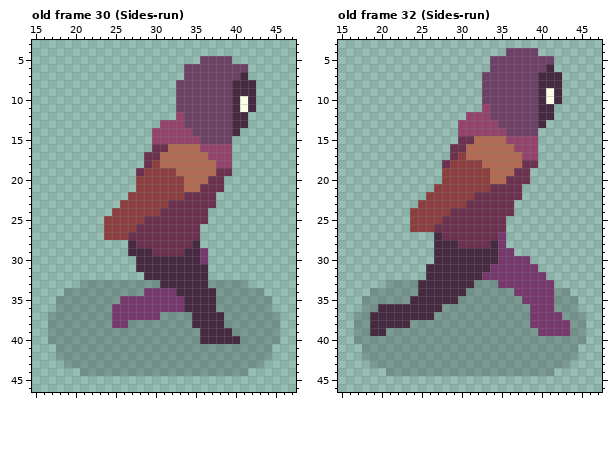
Pixel-art file: Assets/Aseprite/Player.aseprite. The first picture shows the starting point.
64x48 pixels, 34 frames. Shown: old frame 30 (Sides-run): x 15..47, y 3..46; old frame 32 (Sides-run): x 15..47, y 3..46. The commit also changed other frames, which this record leaves out.
New version:
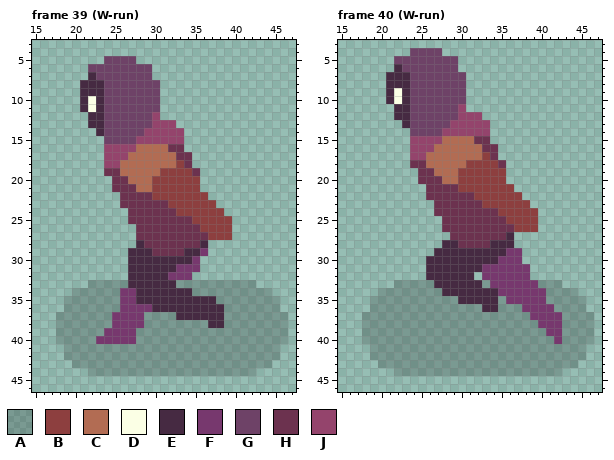
Palette (. is transparent): A #00000030  B #8d3f3f  C #b26c53  D #fbffe5  E #462a42  F #77386e  G #6e4267  H #6c324f  J #94446c
A new or re-ordered frame is compared with the old frame closest to it.
Difference:
frames 34 -> 40
Frame 39 (W-run) is new; against old frame 30 (Sides-run):
y 5: x 24..27 .... -> GGGG; x 36..39 GGGG -> ....
y 6: x 22..29 ........ -> GGGGGGGG; x 34..41 GGGGGGGG -> ........
y 7: x 22..29 ........ -> EGGGGGGG; x 34..41 GGGGGGGE -> ........
y 8..9: x 21..30 .......... -> EEEGGGGGGG; x 33..42 GGGGGGGEEE -> ..........
y 10..11: x 21..30 .......... -> EDEGGGGGGG; x 33..42 GGGGGGGEDE -> ..........
y 12..13: x 22..30 ......... -> EEGGGGGGJ; x 33..41 JGGGGGGEE -> .........
y 14: x 23..29 ....... -> EGGGGGJ; x 34..40 JGGGGGE -> .......
y 15: x 24..29 ...... -> GGGGJJ; x 34..39 JJGGGG -> ......
y 16: x 24..39 ......HHCCCCJJJJ -> JJJJCCCCHH......
y 17: x 24..30 .....HH -> JJJCCCC; x 33..39 CCCCJJJ -> HH.....
y 18: x 24..30 .....HB -> JJCCCCC; x 33..39 CCCCCJJ -> BH.....
y 19: x 24..30 ....HBB -> HHCCCCC; x 33..39 CCCCCHH -> BBH....
y 20: x 25..29 ...BB -> HHCCC; x 34..38 CCCHH -> BB...
y 21: x 25..29 ...BB -> HHHCC; x 34..38 CCHHH -> BB...
y 22: x 26..29 .BBB -> HHHH; x 34..37 HHHH -> BBB.
y 23: x 26..37 BBBBBBHHHHHH -> HHHHHHBBBBBB
y 24: x 25..30 BBBBBB -> ..HHHH; x 33..38 HHHH.. -> BBBBBB
y 25: x 24..28 BBBBB -> ...HH; x 35..39 HH... -> BBBBB
y 26: x 24..27 BBBB -> ....; x 36..39 .... -> BBBB
y 27: x 24..27 BBBH -> ....; x 36..39 .... -> HBBB
y 28: x 27..28 EH -> .E; x 35..36 E. -> HE
y 30: x 27 . -> E; x 35..36 EF -> F.
y 31: x 27 . -> E; x 33..36 EEEE -> FFF.
y 32: x 27..28 .. -> EE; x 32..36 EEEEE -> FFF..
y 33: x 21 A -> .; x 27..30 AAAA -> EEEE; x 33..36 EEEE -> AAAA; x 42 . -> A
y 34: x 19 A -> .; x 26..32 AAAFFFF -> FFEEEEE; x 35..37 EEE -> AAA; x 44 . -> A
y 35: x 18 A -> .; x 28..33 FFFFFF -> EEEEEE; x 45 . -> A
y 36: x 18 A -> .; x 25 F -> A; x 30..33 FFFF -> EEEE; x 38 A -> E; x 45 . -> A
y 37: x 17 A -> .; x 29..30 FF -> AA; x 33..34 AA -> EE; x 46 . -> A
y 38: x 17 A -> .; x 27..28 AA -> FF; x 35..36 EE -> AA; x 46 . -> A
y 39: x 17 A -> .; x 24..27 AAAA -> FFFF; x 36..39 EEEE -> AAAA; x 46 . -> A
y 40: x 17 A -> .; x 23..27 AAAAA -> FFFFF; x 36..40 EEEEE -> AAAAA; x 46 . -> A
y 41..42: x 18 A -> .; x 45 . -> A
y 43: x 19 A -> .; x 44 . -> A
y 44: x 21 A -> .; x 42 . -> A
Frame 40 (W-run) is new; against old frame 32 (Sides-run):
y 4: x 24..27 .... -> GGGG; x 36..39 GGGG -> ....
y 5: x 22..29 ........ -> GGGGGGGG; x 34..41 GGGGGGGG -> ........
y 6: x 22..29 ........ -> EGGGGGGG; x 34..41 GGGGGGGE -> ........
y 7..8: x 21..30 .......... -> EEEGGGGGGG; x 33..42 GGGGGGGEEE -> ..........
y 9..10: x 21..30 .......... -> EDEGGGGGGG; x 33..42 GGGGGGGEDE -> ..........
y 11..12: x 22..30 ......... -> EEGGGGGGJ; x 33..41 JGGGGGGEE -> .........
y 13: x 23..29 ....... -> EGGGGGJ; x 34..40 JGGGGGE -> .......
y 14: x 24..29 ...... -> GGGGJJ; x 34..39 JJGGGG -> ......
y 15: x 24..39 ......HHCCCCJJJJ -> JJJJCCCCHH......
y 16: x 24..30 .....HH -> JJJCCCC; x 33..39 CCCCJJJ -> HH.....
y 17: x 24..30 .....HB -> JJCCCCC; x 33..39 CCCCCJJ -> BH.....
y 18: x 24..30 ....HBB -> HHCCCCC; x 33..39 CCCCCHH -> BBH....
y 19: x 25..29 ...BB -> HHCCC; x 34..38 CCCHH -> BB...
y 20: x 25..29 ...BB -> HHHCC; x 34..38 CCHHH -> BB...
y 21: x 26..29 .BBB -> HHHH; x 34..37 HHHH -> BBB.
y 22: x 26..37 BBBBBBHHHHHH -> HHHHHHBBBBBB
y 23: x 25..30 BBBBBB -> ..HHHH; x 33..38 HHHH.. -> BBBBBB
y 24: x 24..28 BBBBB -> ...HH; x 35..39 HH... -> BBBBB
y 25: x 24..27 BBBB -> ....; x 36..39 .... -> BBBB
y 26: x 24..27 BBBH -> ....; x 36..39 .... -> HBBB
y 27: x 27..28 EH -> ..; x 35..36 F. -> HE
y 28: x 27 E -> .; x 35..36 F. -> EE
y 29: x 35 F -> E; x 37 . -> F
y 30: x 26 . -> E; x 38 F -> .
y 31: x 33 E -> F; x 39 F -> .
y 32: x 32 E -> .; x 39..40 FF -> ..
y 33: x 21 A -> .; x 25..26 EE -> AA; x 32 A -> E; x 34 A -> F; x 40..42 FF. -> AAA
y 34: x 19 A -> .; x 25..27 EEE -> AAA; x 31..36 AAAAAA -> EEEEFF; x 41 F -> A; x 44 . -> A
y 35: x 18 A -> .; x 24..34 EEEEEEAAAAA -> AAAAAAEEEEE; x 36..37 AA -> FF; x 41 F -> A; x 45 . -> A
y 36: x 18 A -> .; x 20..27 EEEEEEEE -> AAAAAAAA; x 33..34 AA -> EE; x 38 A -> F; x 45 . -> A
y 37: x 17 A -> .; x 19..26 EEEEEEEE -> AAAAAAAA; x 46 . -> A
y 38: x 17 A -> .; x 19..23 EEEEE -> AAAAA; x 39 F -> A; x 43 F -> A; x 46 . -> A
y 39: x 17 A -> .; x 19..20 EE -> AA; x 40 F -> A; x 43 F -> A; x 46 . -> A
y 40: x 17 A -> .; x 42 A -> F; x 46 . -> A
y 41..42: x 18 A -> .; x 45 . -> A
y 43: x 19 A -> .; x 44 . -> A
y 44: x 21 A -> .; x 42 . -> A
Changed places in both pictures, as pixel boxes (x1, y1, x2, y2):
changed: (48, 56, 288, 376)
changed: (354, 48, 594, 376)
